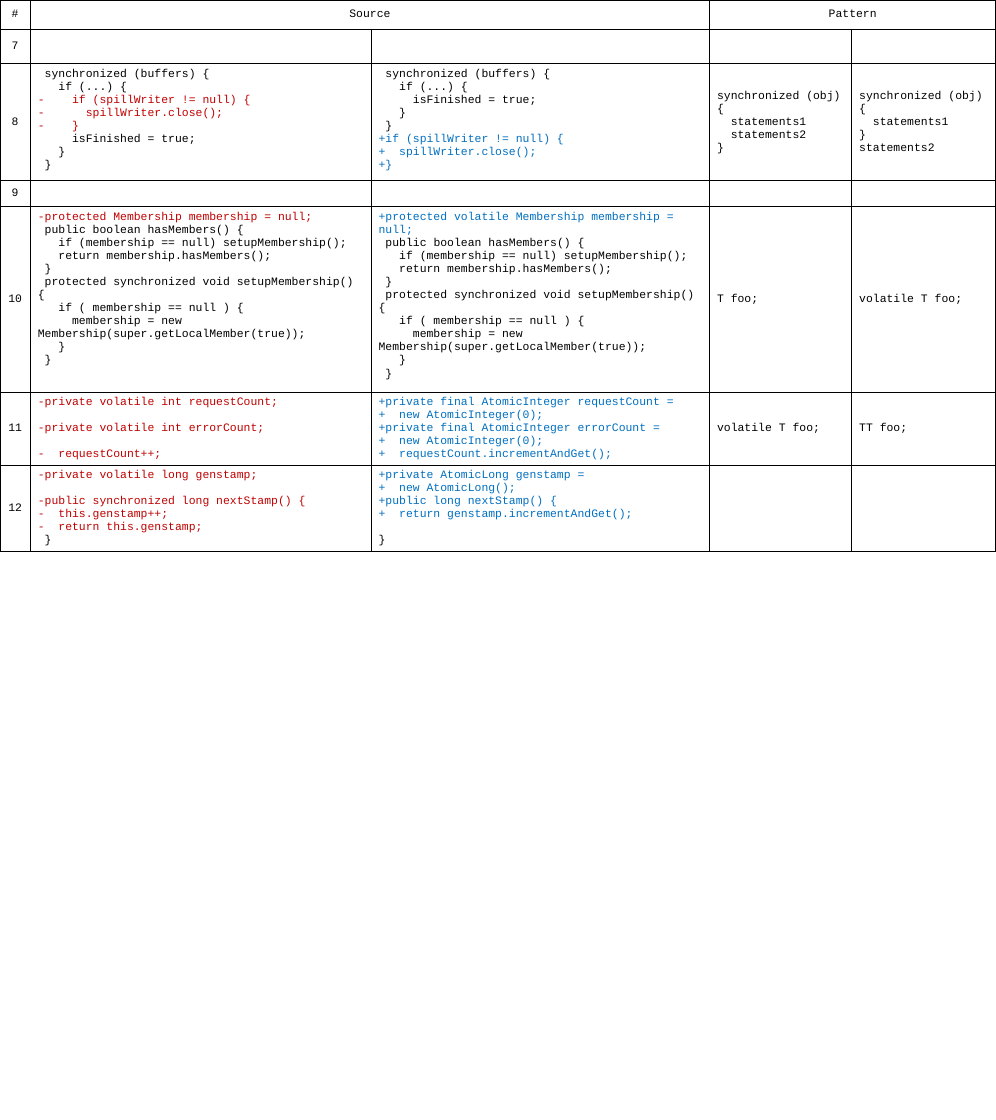
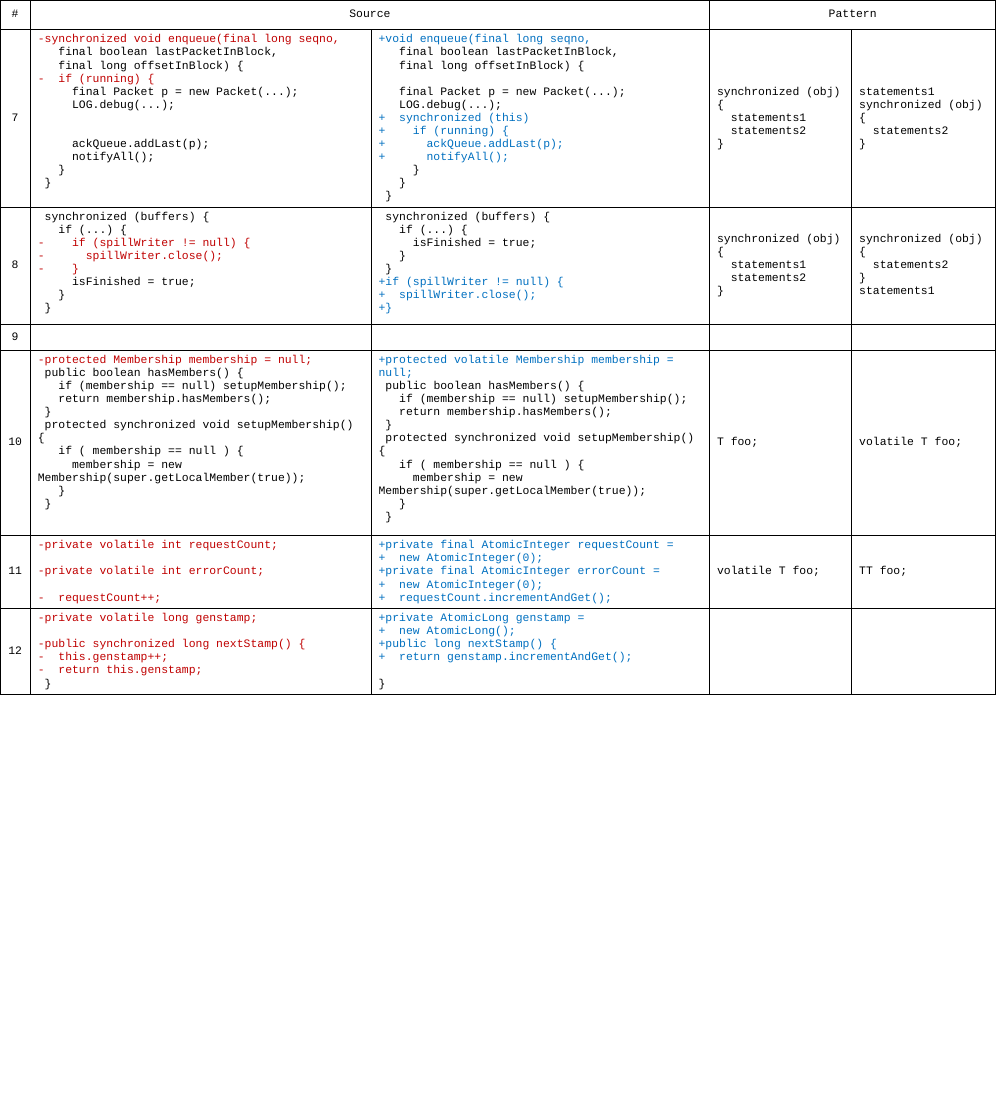
Before and after one commit to qwordy/Research, a slide deck: slide 2 of visio/patterns.pptx. Drawn at 996x1120 pixels with LibreOffice and Linux fonts; fonts in the diff are those of the drawing. Boxes give left, top, right and bottom in pixels: in the first picture for what was removed or moved away, otherwise in the second. Text is boxed around its words. In the diff, an @@ line names an element or a change of style, - is before the commit and + after.

```diff
--- a/visio/patterns.pptx
+++ b/visio/patterns.pptx
@@ table at (0,0,996,709) @@
-row 2: 7 |  |  |  | 
+row 2: 7 | -synchronized void enqueue(final long seqno, / final boolean lastPacketInBlock, / final long offsetInBlock) { / - if (running) { / final Packet p = new Packet(...); / LOG.debug(...); / ackQueue.addLast(p); / notifyAll(); / } / } | +void enqueue(final long seqno, / final boolean lastPacketInBlock, / final long offsetInBlock) { / final Packet p = new Packet(...); / LOG.debug(...); / + synchronized (this) / + if (running) { / + ackQueue.addLast(p); / + notifyAll(); / } / } / } | synchronized (obj) { / statements1 / statements2 / } | statements1 / synchronized (obj) { / statements2 / }
-row 3, column 5: synchronized (obj) { / statements1 / } / statements2
+row 3, column 5: synchronized (obj) { / statements2 / } / statements1
```
Also in this commit, not shown: 1 other file.
